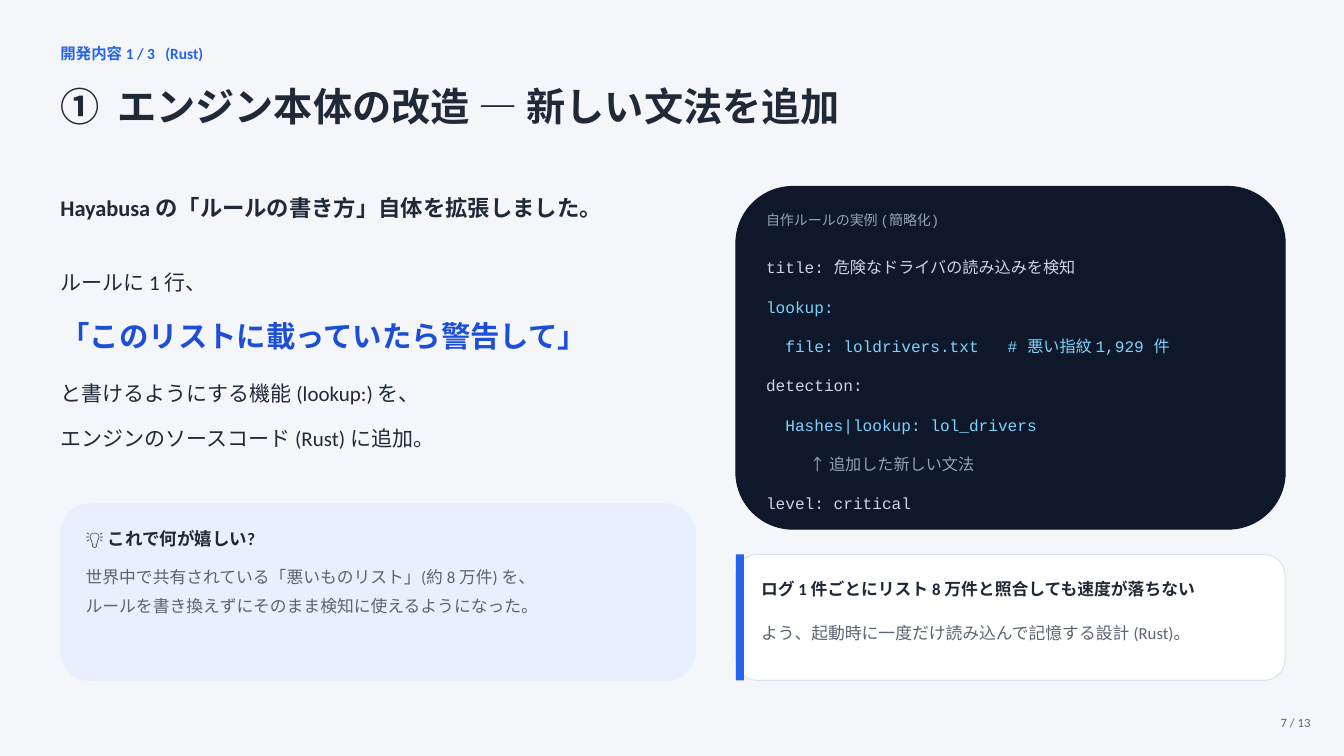
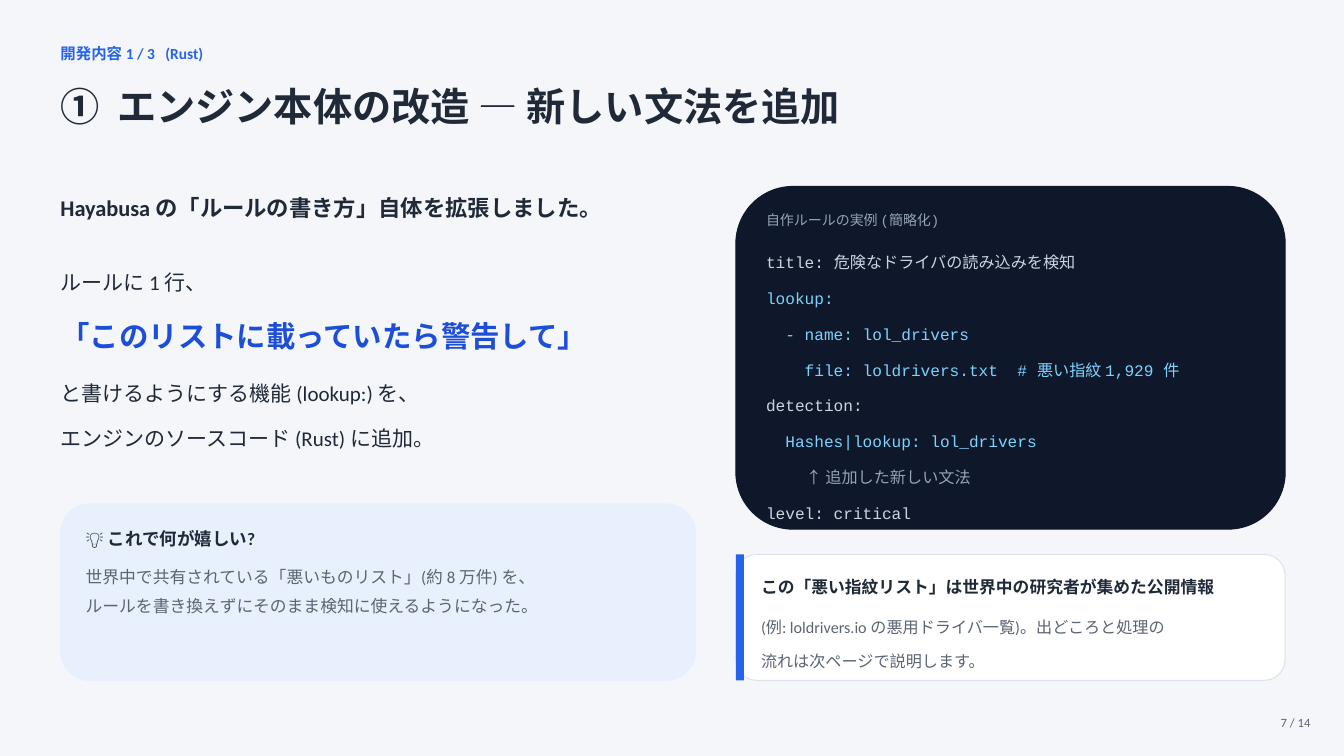
Before and after one commit to Assy2005/hayabusa-plus, a slide deck: slide 7 of docs/presentation/pptx/hayabusa-plus.pptx. Drawn at 1344x756 pixels with LibreOffice and Linux fonts; fonts in the diff are those of the drawing. Boxes give left, top, right and bottom in pixels: in the first picture for what was removed or moved away, otherwise in the second. Text is boxed around its words. In the diff, an @@ line names an element or a change of style, - is before the commit and + after.

```diff
--- a/docs/presentation/pptx/hayabusa-plus.pptx
+++ b/docs/presentation/pptx/hayabusa-plus.pptx
@@ text "title: 危険なドライバの読み込みを検知": place and size @@
-text "title: 危険なドライバの読み込みを検知" at [766,259,1076,275]
+text "title: 危険なドライバの読み込みを検知" at [766,254,1076,270]
@@ text "lookup:": place and size @@
-text "lookup:" at [766,301,834,317]
+text "lookup:" at [766,292,834,308]
@@ text added at [805,328,969,342], 11.5 pt, text #7DD3FC @@
+- name: lol_drivers
@@ text "file: loldrivers.txt # 悪い指紋 1,929 ..." rewrapped from [785,338,1170,355] to [805,362,1179,379] @@
@@ text "detection:": place and size @@
-text "detection:" at [766,379,863,391]
+text "detection:" at [766,400,863,411]
@@ text "Hashes|lookup: lol_drivers": place and size @@
-text "Hashes|lookup: lol_drivers" at [785,419,1036,435]
+text "Hashes|lookup: lol_drivers" at [785,435,1036,451]
@@ text "↑ 追加した新しい文法": place and size @@
-text "↑ 追加した新しい文法" at [829,456,974,471]
+text "↑ 追加した新しい文法" at [825,469,970,484]
@@ text "level: critical" rewrapped from [766,497,911,509] to [766,507,911,524] @@
@@ text at [761,578,1214,595]: text changed; text colour #5B6472 to #1F2937; bold on @@
-よう、起動時に一度だけ読み込んで記憶する設計 (Rust)。
+この「悪い指紋リスト」は世界中の研究者が集めた公開情報
@@ text removed at [761,580,1194,597] @@
-ログ 1 件ごとにリスト 8 万件と照合しても速度が落ちない
@@ text added at [761,619,1164,635], 11.5 pt, text #5B6472 @@
+(例: loldrivers.io の悪用ドライバ一覧)。出どころと処理の
@@ text added at [761,653,985,668], 11.5 pt, text #5B6472 @@
+流れは次ページで説明します。
@@ text at [1281,719,1311,727]: text changed @@
-7 / 13
+7 / 14
```
Also in this commit, not shown: 10 other slides changed, 1 slide added, 1 other file.
